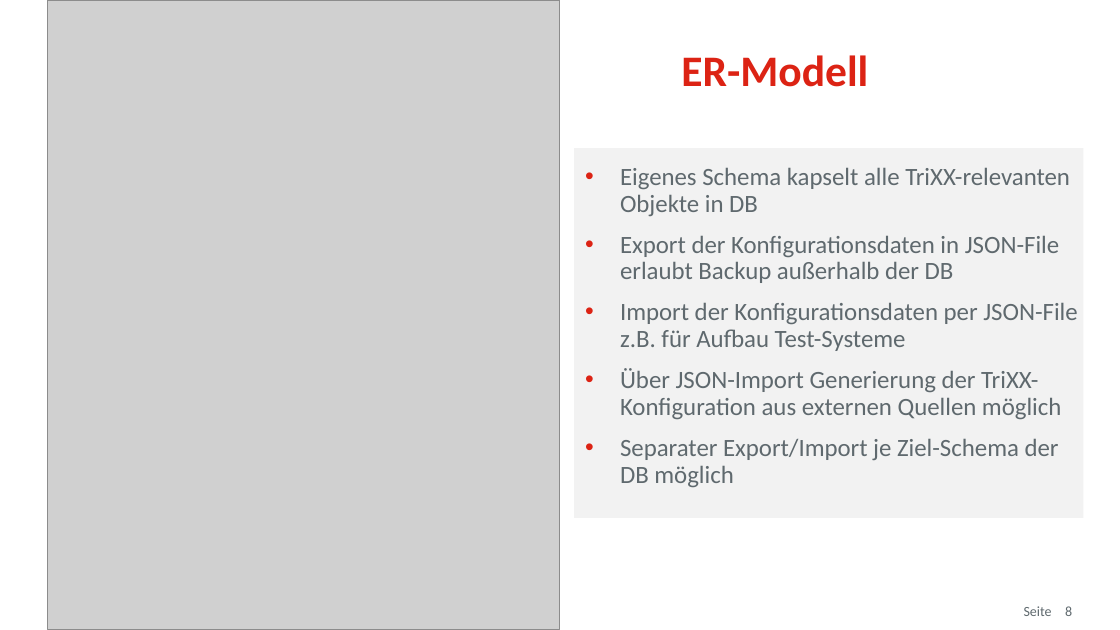
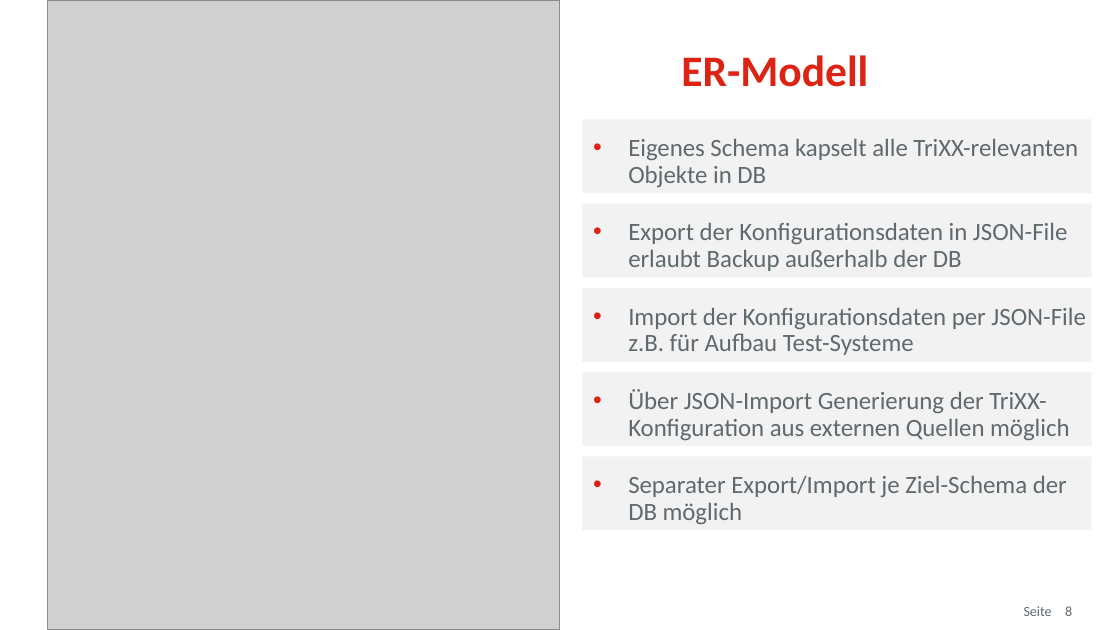
Before and after one commit to osp-ottogroup/movex-cdc, a slide deck: slide 8 of doc/2020-09_TriXX_Otto_QConf.pptx. Drawn at 1120x630 pixels with LibreOffice and Linux fonts; fonts in the diff are those of the drawing; grey boxes stand for pictures; background and template pictures are left out. Boxes give left, top, right and bottom in pixels: in the first picture for what was removed or moved away, otherwise in the second. Text is boxed around its words. In the diff, an @@ line names an element or a change of style, - is before the commit and + after.

```diff
--- a/doc/2020-09_TriXX_Otto_QConf.pptx
+++ b/doc/2020-09_TriXX_Otto_QConf.pptx
@@ rectangle "Eigenes Schema kapselt alle TriXX-relevanten ...": place and size @@
-rectangle "Eigenes Schema kapselt alle TriXX-relevanten ..." at bbox=[575, 148, 1084, 517]
+rectangle "Eigenes Schema kapselt alle TriXX-relevanten ..." at bbox=[582, 120, 1092, 194]
@@ rectangle added at bbox=[582, 204, 1092, 278], fill #F2F2F2, 16 pt, text #5F696E @@
+• Export der Konfigurationsdaten in JSON-File erlaubt Backup außerhalb der DB
@@ text in rectangle at bbox=[620, 236, 1077, 487]: paragraphs removed @@
-• Export der Konfigurationsdaten in JSON-File erlaubt Backup außerhalb der DB
-• Import der Konfigurationsdaten per JSON-File z.B. für Aufbau Test-Systeme
-• Über JSON-Import Generierung der TriXX-Konfiguration aus externen Quellen möglich
-• Separater Export/Import je Ziel-Schema der DB möglich
@@ rectangle added at bbox=[582, 288, 1092, 362], fill #F2F2F2, 16 pt, text #5F696E @@
+• Import der Konfigurationsdaten per JSON-File z.B. für Aufbau Test-Systeme
@@ rectangle added at bbox=[582, 372, 1092, 446], fill #F2F2F2, 16 pt, text #5F696E @@
+• Über JSON-Import Generierung der TriXX-Konfiguration aus externen Quellen möglich
@@ rectangle added at bbox=[582, 456, 1092, 530], fill #F2F2F2, 16 pt, text #5F696E @@
+• Separater Export/Import je Ziel-Schema der DB möglich
```
Also in this commit, not shown: 9 other slides changed.
